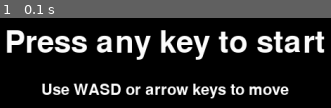
Above: before the commit, frame 1.
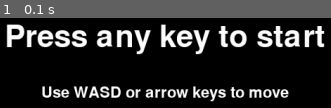
Above: after the commit, the same moment.

Repository: benbxncroft/pygame-snake
Game: pygame game, started from snake/snake.py
Same seed, same stepped clock (60 frames per second), same inputs: the game is played once before the commit and once after it.
Inputs:
- Up to frame 1 (0.1 s): no input

The runs differ from the first frame. In frame 1, 20% of the frame differs, in the area x 1-99%, y 6-94%.

Commit message:
snake refactor functions

Diff:
--- a/snake/snake.py
+++ b/snake/snake.py
@@ -23,9 +23,44 @@
     return pygame.Vector2(start_x, start_y)
 
 
+def move_snake(state) -> None:
+    state.snake_head.left += PIXEL_WIDTH * state.direction[0]
+    state.snake_head.top += PIXEL_WIDTH * state.direction[1]
+
+    state.snake_trail.insert(
+        0,
+        pygame.Rect(
+            state.snake_head.left - (PIXEL_WIDTH * state.direction[0]),
+            state.snake_head.top - (PIXEL_WIDTH * state.direction[1]),
+            PIXEL_WIDTH,
+            PIXEL_WIDTH,
+        ),
+    )
+
+
+def reset_food(state) -> None:
+    state.food_pos = random_pos(state.screen)
+    # while (pygame.Rect.collidepoint(food_pos.x, food_pos.y)):
+    #     food_pos = random_pos()
+    state.food = pygame.Rect(
+        state.food_pos.x, state.food_pos.y, PIXEL_WIDTH, PIXEL_WIDTH
+    )
+
+
+def draw_food(state) -> None:
+    pygame.draw.rect(state.screen, "red", state.food, 0, 2)
+
+
+def handle_move_event(state) -> None:
+    move_snake(state)
+
+    if not pygame.Rect.colliderect(state.snake_head, state.food) and state.snake_trail:
+        state.snake_trail.pop()
+    else:
+        reset_food(state)
+
+
 def handle_events(state) -> None:
-    # poll for events
-    # pygame.QUIT event means the user clicked X to close your window
     for event in pygame.event.get():
         if event.type == pygame.KEYDOWN:
             if state.start_screen:
@@ -34,32 +69,9 @@
 
         if event.type == pygame.QUIT:
             state.running = False
+
         elif event.type == MOVE_EVENT:
-            state.snake_head.left += PIXEL_WIDTH * state.direction[0]
-            state.snake_head.top += PIXEL_WIDTH * state.direction[1]
-
-            state.snake_trail.insert(
-                0,
-                pygame.Rect(
-                    state.snake_head.left - (PIXEL_WIDTH * state.direction[0]),
-                    state.snake_head.top - (PIXEL_WIDTH * state.direction[1]),
-                    PIXEL_WIDTH,
-                    PIXEL_WIDTH,
-                ),
-            )
-
-            if (
-                not pygame.Rect.colliderect(state.snake_head, state.food)
-                and state.snake_trail
-            ):
-                state.snake_trail.pop()
-            else:
-                state.food_pos = random_pos(state.screen)
-                # while (pygame.Rect.collidepoint(food_pos.x, food_pos.y)):
-                #     food_pos = random_pos()
-                state.food = pygame.Rect(
-                    state.food_pos.x, state.food_pos.y, PIXEL_WIDTH, PIXEL_WIDTH
-                )
+            handle_move_event(state)
 
 
 def handle_keys(state) -> None:
@@ -90,41 +102,91 @@
     )
 
 
-def draw_start_screen(state) -> None:
+def draw_snake(state) -> None:
+    draw_snake_chunk(state, state.snake_head)
+    for chunk in state.snake_trail:
+        draw_snake_chunk(state, chunk)
+
+
+def create_start_screen(state) -> pygame.Surface:
     start_screen = pygame.Surface(state.screen.get_size())
     start_screen.convert()
     start_screen.fill("black")
-
-    if pygame.font:
-        primary_font = pygame.font.Font(None, 64)
-        text_lines = []
-        text_lines.append(
-            {
-                "text": primary_font.render("Press any key to start", True, "white"),
-                "height": (start_screen.get_height() / 2)
-                - (primary_font.get_linesize() / 2)
-                - 15,
-            }
-        )
-        secondary_font = pygame.font.Font(None, 32)
-        text_lines.append(
-            {
-                "text": secondary_font.render(
-                    "Use WASD or arrow keys to move", True, "white"
-                ),
-                "height": (start_screen.get_height() / 2)
-                + (secondary_font.get_linesize() / 2)
-                + 15,
-            }
-        )
-
-        for line in text_lines:
-            pos = line["text"].get_rect(
-                centerx=start_screen.get_width() / 2, centery=line["height"]
-            )
-            start_screen.blit(line["text"], pos)
+    return start_screen
+
+
+def render_text(size, text, colour) -> pygame.Surface:
+    font = pygame.font.Font(None, size)
+    return font.render(text, True, colour)
+
+
+def blit_text(surface, text_lines) -> None:
+    for line in text_lines:
+        pos = line["text"].get_rect(centerx=line["centerx"], centery=line["centery"])
+        surface.blit(line["text"], pos)
+
+
+def define_text_lines(start_screen) -> list:
+    text_lines = []
+    text_lines.append(
+        {
+            "text": render_text(64, "Press any key to start", "white"),
+            "centerx": start_screen.get_width() / 2,
+            "centery": (start_screen.get_height() / 2) - (64 / 2) - 15,
+        }
+    )
+    text_lines.append(
+        {
+            "text": render_text(32, "Use WASD or arrow keys to move", "white"),
+            "centerx": start_screen.get_width() / 2,
+            "centery": (start_screen.get_height() / 2) + (32 / 2) + 15,
+        }
+    )
+
+    return text_lines
+
+
+def draw_start_screen(state) -> None:
+    start_screen = create_start_screen(state)
+
+    if not pygame.font:
+        return
+
+    text_lines = define_text_lines(start_screen)
+
+    blit_text(start_screen, text_lines)
 
     state.screen.blit(start_screen, (0, 0))
+
+
+def show_start_screen(state) -> None:
+    draw_start_screen(state)
+    pygame.display.flip()
+
+
+def init_player(screen) -> pygame.Rect:
+    start_pos = random_pos(screen, True)
+    snake_head = pygame.Rect(start_pos.x, start_pos.y, PIXEL_WIDTH, PIXEL_WIDTH)
+    return snake_head
+
+
+def init_food(screen) -> pygame.Rect:
+    food_pos = random_pos(screen)
+    food = pygame.Rect(food_pos.x, food_pos.y, PIXEL_WIDTH, PIXEL_WIDTH)
+    return food
+
+
+def init_player_and_food(screen) -> dict[str, pygame.Rect]:
+    return {
+        "snake_head": init_player(screen),
+        "food": init_food(screen),
+    }
+
+
+def collision(state) -> bool:
+    for chunk in state.snake_trail:
+        if pygame.Rect.colliderect(state.snake_head, chunk):
+            return True
 
 
 def in_bounds(state) -> bool:
@@ -135,23 +197,19 @@
     )
 
 
-def init_player(screen) -> pygame.Rect:
-    start_pos = random_pos(screen, True)
-    snake_head = pygame.Rect(start_pos.x, start_pos.y, PIXEL_WIDTH, PIXEL_WIDTH)
-    return snake_head
-
-
-def init_food(screen) -> pygame.Rect:
-    food_pos = random_pos(screen)
-    food = pygame.Rect(food_pos.x, food_pos.y, PIXEL_WIDTH, PIXEL_WIDTH)
-    return food
-
-
-def init_player_and_food(screen) -> dict[str, pygame.Rect]:
-    return {
-        "snake_head": init_player(screen),
-        "food": init_food(screen),
-    }
+def game_over(state) -> bool:
+    return collision(state) and in_bounds(state)
+
+
+def play(state) -> None:
+    handle_keys(state)
+
+    state.screen.fill("black")
+
+    draw_food(state)
+    draw_snake(state)
+
+    pygame.display.flip()
 
 
 def init() -> SimpleNamespace:
@@ -180,36 +238,17 @@
     while state.running:
         clock.tick(60)  # limits FPS to 60
 
-        for chunk in state.snake_trail:
-            if pygame.Rect.colliderect(state.snake_head, chunk):
-                state.running = False
-
         handle_events(state)
 
         if state.start_screen:
-            draw_start_screen(state)
-            pygame.display.flip()
-
-        elif in_bounds(state):
-            handle_keys(state)
-
-            # fill the screen with a color to wipe away anything from last frame
-            state.screen.fill("black")
-
-            pygame.draw.rect(state.screen, "red", state.food, 0, 2)
-
-            draw_snake_chunk(state, state.snake_head)
-            for chunk in state.snake_trail:
-                draw_snake_chunk(state, chunk)
-
-            # flip() the display to put your work on screen
-            pygame.display.flip()
-
+            show_start_screen(state)
+        elif not game_over(state):
+            play()
         else:
             state.running = False
 
+    pygame.quit()
+
 
 if __name__ == "__main__":
     run()
-
-pygame.quit()
